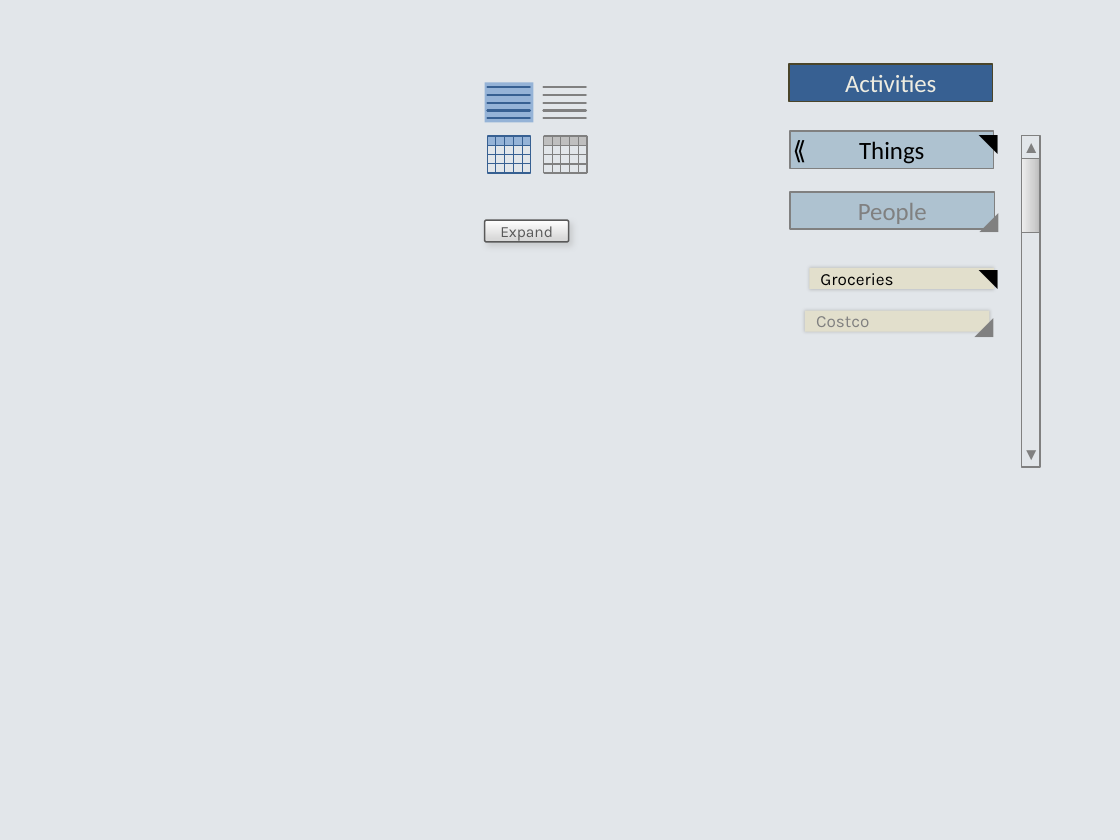
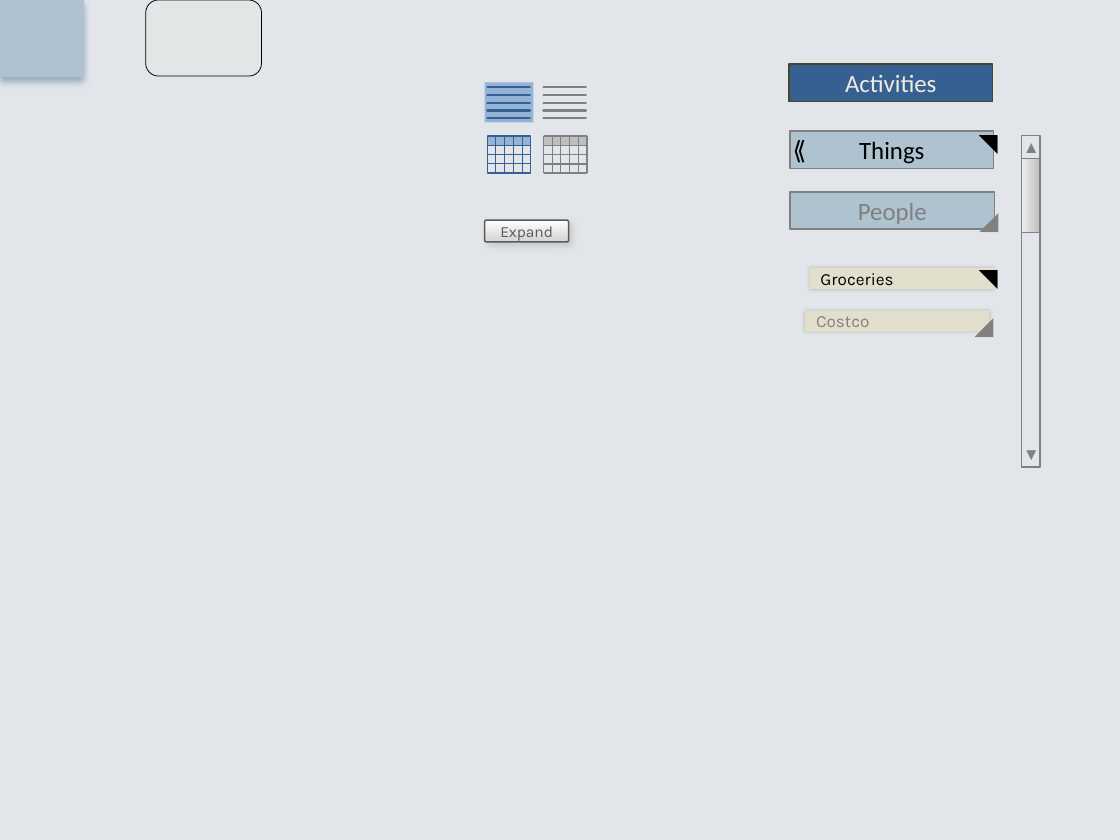
Before and after one commit to ogazitt/zaplify, a slide deck: slide 5 of documents/design/webportal/Web Portal Design Graphics.pptx. Drawn at 1120x840 pixels with LibreOffice and Linux fonts; fonts in the diff are those of the drawing. Boxes give left, top, right and bottom in pixels: in the first picture for what was removed or moved away, otherwise in the second. Text is boxed around its words. In the diff, an @@ line names an element or a change of style, - is before the commit and + after.

```diff
--- a/documents/design/webportal/Web Portal Design Graphics.pptx
+++ b/documents/design/webportal/Web Portal Design Graphics.pptx
@@ rounded rectangle added at [0,0,84,77], fill #AEC2D0 @@
@@ rounded rectangle added at [146,0,261,76], fill #E2E6E6, outline #000000 0.5 pt @@
```
Also in this commit, not shown: 1 other slide changed, 1 slide added, 21 other files.
